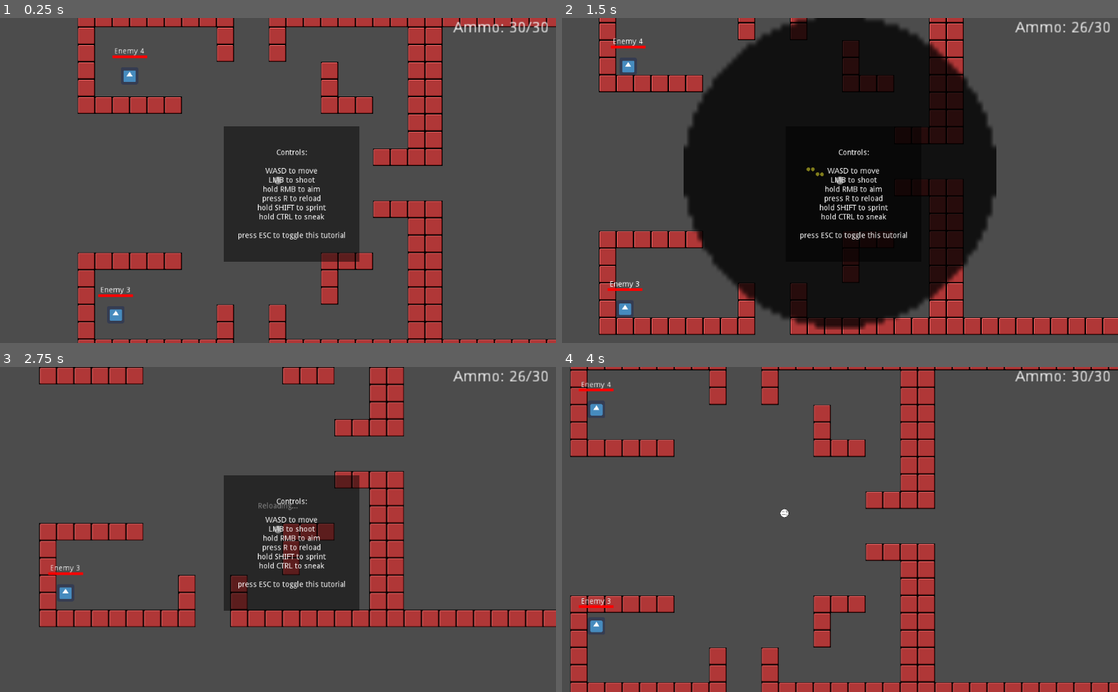
Above: before the commit, frames 1-4 (two rows, left to right).
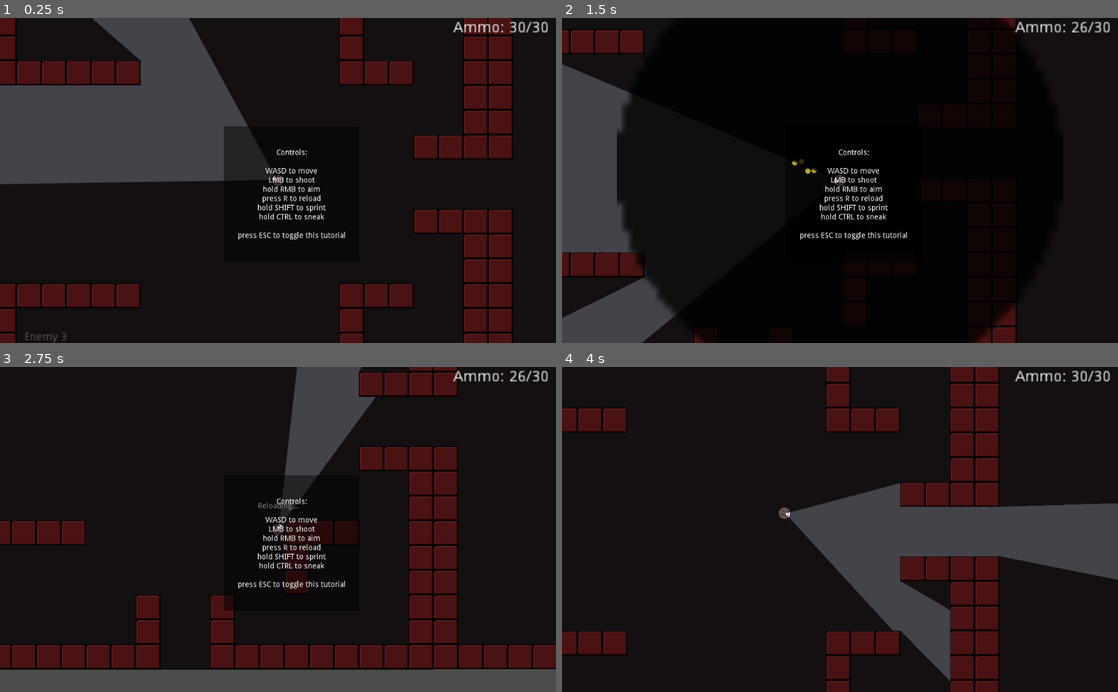
Above: after the commit, the same moments.

Repository: Rallas/4392-001TeamC
Game: Godot game, scene res://Scenes/DefaultScene.tscn
The game is run twice, just before and just after one commit, with the same random seed, the same clock (stepped at 60 frames per second) and the same inputs. The engine's default icon, where the game draws it, is replaced by a stand-in: a white triangle on a blue panel in a dark square.
Inputs (mouse positions are in pixels of both pictures, inside the frame that each line leads up to):
- Up to frame 1 (0.25 s): no input
- Up to frame 2 (1.5 s): tap R (reload) at 0.5, 1.25 s; move the mouse to (962, 164) at 0.52 s; hold D (move_right) 0.53-1.28 s; hold Right mouse button (aim) 0.53-1.28 s; move the mouse to (728, 196) at 1.27 s; hold S (move_down) from 1.28 s (still down); click (728, 196) at 1.35 s
- Up to frame 3 (2.75 s): tap R (reload) at 2 s; move the mouse to (333, 458) at 2.02 s; release S (move_down) at 2.03 s; hold D (move_right) from 2.03 s (still down); hold Ctrl (sneak) from 2.03 s (still down)
- Up to frame 4 (4 s): tap R (reload) at 2.75 s; move the mouse to (812, 594) at 2.77 s; release D (move_right) at 2.78 s; release Ctrl (sneak) at 2.78 s; hold W (move_up) 2.78-3.53 s; tap Shift (sprint) at 2.85 s; move the mouse to (1006, 578) at 3.52 s; hold A (move_left) from 3.53 s (still down); hold Right mouse button (aim) from 3.53 s (still down)

The runs differ from the first frame. In frame 1, 83% of the frame differs, in the area x 0-100%, y 0-100%; in frame 2, 55%; in frame 3, 88%, in the area x 0-100%, y 0-94%; in frame 4, 87%.

Commit message:
Added vision cone to player
Anything we don't want to be seen in the vison cone needs to be on item cull mask 2. Currently only the enemies are on item cull mask 2

Diff:
--- a/4392_TeamC_Prototype/Resources/BasicTileset.tres
+++ b/4392_TeamC_Prototype/Resources/BasicTileset.tres
@@ -1,6 +1,9 @@
-[gd_resource type="TileSet" load_steps=3 format=2]
+[gd_resource type="TileSet" load_steps=4 format=2]
 
 [ext_resource path="res://Sprites/Brick.png" type="Texture" id=1]
+
+[sub_resource type="OccluderPolygon2D" id=2]
+polygon = PoolVector2Array( 32, 32, 0, 32, 0, 0, 32, 0 )
 
 [sub_resource type="ConvexPolygonShape2D" id=1]
 points = PoolVector2Array( 0, 0, 32, 0, 32, 32, 0, 32 )
@@ -14,6 +17,7 @@
 0/region = Rect2( 0, 0, 32, 32 )
 0/tile_mode = 0
 0/occluder_offset = Vector2( 0, 0 )
+0/occluder = SubResource( 2 )
 0/navigation_offset = Vector2( 0, 0 )
 0/shape_offset = Vector2( 0, 0 )
 0/shape_transform = Transform2D( 1, 0, 0, 1, 0, 0 )
--- a/4392_TeamC_Prototype/Scenes/DefaultScene.tscn
+++ b/4392_TeamC_Prototype/Scenes/DefaultScene.tscn
@@ -88,4 +88,7 @@
 scale = Vector2( 2, 2 )
 fireRate = 10
 
+[node name="CanvasModulate" type="CanvasModulate" parent="."]
+color = Color( 0.423529, 0.329412, 0.329412, 1 )
+
 [connection signal="updateAmmo" from="Player/DefaultWeapon" to="UI Container/AmmoLabel" method="_on_DefaultWeapon_updateAmmo"]
--- a/4392_TeamC_Prototype/Scenes/Enemy.tscn
+++ b/4392_TeamC_Prototype/Scenes/Enemy.tscn
@@ -16,11 +16,13 @@
 [sub_resource type="CircleShape2D" id=4]
 
 [node name="Enemy" type="KinematicBody2D" groups=["Enemy", "NoiseListener"]]
+light_mask = 2
 collision_layer = 2
 collision_mask = 65535
 script = ExtResource( 2 )
 
 [node name="Sprite" type="Sprite" parent="."]
+light_mask = 2
 scale = Vector2( 0.5, 0.5 )
 texture = ExtResource( 1 )
 
--- a/4392_TeamC_Prototype/Scenes/Player.tscn
+++ b/4392_TeamC_Prototype/Scenes/Player.tscn
@@ -1,8 +1,11 @@
-[gd_scene load_steps=6 format=2]
+[gd_scene load_steps=9 format=2]
 
 [ext_resource path="res://Sprites/Player.png" type="Texture" id=1]
 [ext_resource path="res://Scripts/Player.gd" type="Script" id=2]
+[ext_resource path="res://Scripts/PlayerFacing.gd" type="Script" id=3]
 [ext_resource path="res://Scripts/CameraController.gd" type="Script" id=4]
+[ext_resource path="res://Sprites/gray.PNG" type="Texture" id=5]
+[ext_resource path="res://Sprites/VisionCone.png" type="Texture" id=6]
 
 [sub_resource type="CircleShape2D" id=1]
 radius = 17.0
@@ -37,9 +40,34 @@
 shape = SubResource( 1 )
 script = SubResource( 2 )
 
+[node name="Gray" type="Sprite" parent="."]
+visible = false
+position = Vector2( -4.50003, 0.5 )
+scale = Vector2( 1.74956, 2.18819 )
+texture = ExtResource( 5 )
+
 [node name="Sprite" type="Sprite" parent="."]
 texture = ExtResource( 1 )
+script = ExtResource( 3 )
+
+[node name="Light2D" type="Light2D" parent="Sprite"]
+rotation = -1.5708
+scale = Vector2( 2, 1 )
+texture = ExtResource( 6 )
+offset = Vector2( 0, 180 )
+shadow_enabled = true
+
+[node name="Light2D2" type="Light2D" parent="Sprite"]
+rotation = -1.5708
+scale = Vector2( 2, 1 )
+texture = ExtResource( 6 )
+offset = Vector2( 0, 180 )
+mode = 3
+range_item_cull_mask = 2
+shadow_enabled = true
+shadow_item_cull_mask = 2
 
 [node name="Camera2D" type="Camera2D" parent="."]
 current = true
+zoom = Vector2( 0.7, 0.7 )
 script = ExtResource( 4 )
--- a/4392_TeamC_Prototype/Scenes/Rooms/Room.tscn
+++ b/4392_TeamC_Prototype/Scenes/Rooms/Room.tscn
@@ -1,9 +1,18 @@
-[gd_scene load_steps=3 format=2]
+[gd_scene load_steps=5 format=2]
 
 [ext_resource path="res://Resources/BasicTileset.tres" type="TileSet" id=1]
 [ext_resource path="res://Scenes/Enemy.tscn" type="PackedScene" id=2]
+[ext_resource path="res://Sprites/gray.PNG" type="Texture" id=3]
+
+[sub_resource type="OccluderPolygon2D" id=1]
+polygon = PoolVector2Array( -320, -34, -320, -320, 319, -319, 319, 319, -320, 319, -319, 33, -289, 33, -288, 289, 289, 289, 288, -289, -289, -289, -289, -33 )
 
 [node name="Room" type="Node2D"]
+
+[node name="Gray" type="Sprite" parent="."]
+position = Vector2( -1.25, -1.25 )
+scale = Vector2( 1.11821, 2.35609 )
+texture = ExtResource( 3 )
 
 [node name="Walls" type="TileMap" parent="."]
 tile_set = ExtResource( 1 )
@@ -14,6 +23,11 @@
 format = 1
 tile_data = PoolIntArray( -589834, 0, 0, -589833, 0, 0, -589832, 0, 0, -589831, 0, 0, -589830, 0, 0, -589829, 0, 0, -58 …(972 unchanged characters)…
 
+[node name="LightOccluder2D" type="LightOccluder2D" parent="Walls"]
+light_mask = 3
+occluder = SubResource( 1 )
+light_mask = 3
+
 [node name="Enemy" parent="." instance=ExtResource( 2 )]
 position = Vector2( 187, -185 )
 
--- a/4392_TeamC_Prototype/Scenes/Rooms/Room2.tscn
+++ b/4392_TeamC_Prototype/Scenes/Rooms/Room2.tscn
@@ -1,9 +1,15 @@
-[gd_scene load_steps=3 format=2]
+[gd_scene load_steps=4 format=2]
 
 [ext_resource path="res://Resources/BasicTileset.tres" type="TileSet" id=1]
 [ext_resource path="res://Scenes/Enemy.tscn" type="PackedScene" id=2]
+[ext_resource path="res://Sprites/gray.PNG" type="Texture" id=3]
 
 [node name="Room" type="Node2D"]
+
+[node name="Gray" type="Sprite" parent="."]
+position = Vector2( -0.25, 0.75 )
+scale = Vector2( 1.12172, 2.36347 )
+texture = ExtResource( 3 )
 
 [node name="Walls" type="TileMap" parent="."]
 tile_set = ExtResource( 1 )
@@ -11,6 +17,7 @@
 centered_textures = true
 collision_layer = 8
 collision_mask = 65535
+occluder_light_mask = 3
 format = 1
 tile_data = PoolIntArray( -589834, 0, 0, -589833, 0, 0, -589832, 0, 0, -589831, 0, 0, -589830, 0, 0, -589829, 0, 0, -58 …(1267 unchanged characters)…
 
Binary file added: 4392_TeamC_Prototype/Sprites/VisionCone.png
Not shown, added: 4392_TeamC_Prototype/Sprites/VisionCone.png.import
Binary file added: 4392_TeamC_Prototype/Sprites/gray.PNG
Not shown, added: 4392_TeamC_Prototype/Sprites/gray.PNG.import
